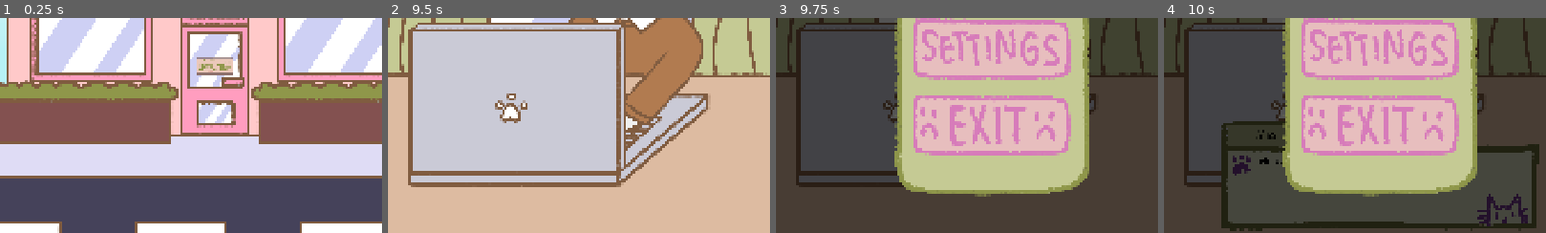
Above: before the commit, frames 1-4 (left to right).
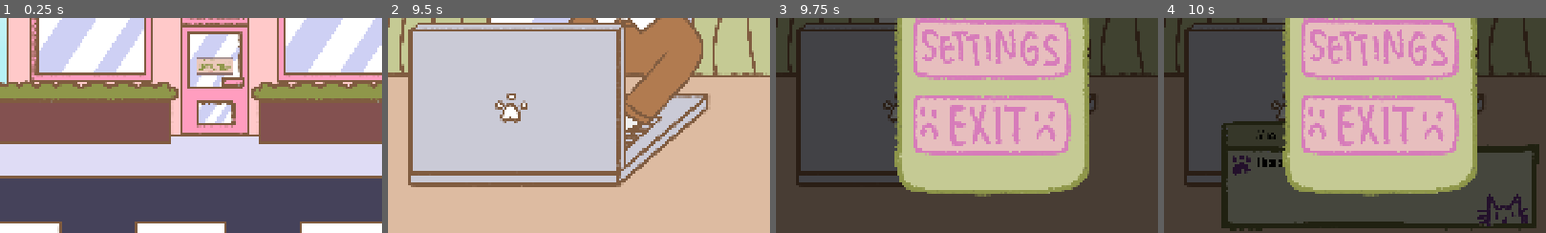
Above: after the commit, the same moments.

Repository: tabyrocket/kitikas-cafe
Game: Godot game, scene res://scenes/outside_scene.tscn
The game is run twice, just before and just after one commit, with the same random seed, the same clock (stepped at 60 frames per second) and the same inputs.
Inputs (mouse positions are % of the whole screen's width and height, from its top left):
- Up to frame 1 (0.25 s): no input
- Up to frame 2 (9.5 s): click (50, 61) at 0.5 s; click (50, 90) at 1.25 s; click (50, 61) at 2 s; click (50, 90) at 2.75 s; click (47, 77) at 3.52 s; type "Alex" at 3.6 s; click "Sign" at 4.25 s; click "Sign" at 5 s; click "Sign" at 5.75 s; click (50, 5) at 6.5 s; click (50, 41) at 7.25 s; tap Enter at 8 s; tap Space at 8.75 s
- Up to frame 3 (9.75 s): click (50, 5) at 9.5 s
- Up to frame 4 (10 s): no input
The pictures show only the part of the screen within x 22-72%, y 50-100%; the shares and areas given below are measured in that part.

Frames 1-3 are identical in both runs. In frame 4, 0.2% of the frame differs, in the area x 24-31%, y 64-70%.

Commit message:
End of computer scene

Diff:
--- a/kitikas-cafe/scenes/computer_scene.gd
+++ b/kitikas-cafe/scenes/computer_scene.gd
@@ -11,16 +11,19 @@
 @onready var dialogue: RichTextLabel = $UI/Root/ChatboxLeft/Dialogue
 @onready var speaker: RichTextLabel = $UI/Root/ChatboxLeft/Speaker
 @onready var chatbox_left: TextureRect = $UI/Root/ChatboxLeft
+@onready var two_days_timer: Timer = $TwoDaysTimer
+@onready var two_days_later: TextureRect = $TwoDaysLater
 
 var can_move_on: bool = false
 var current_image: int = 0
 var images: Array = []
 var dialogue_strings: Array = [
-	"Me on my puter",
-	"New email? Who could that be?",
-	"Oh, the cafe application?!?! I'm so nervous...",
-	"No way... did I do it?!?!",
-	"I'M EMPL*YED?!? HOLY I JUST SHAT MYSELF, HOW AM I GONNA BE CHRONICALLY ONLINE NOW???"
+	"Hmmm...",
+	"Oh! New email.",
+	"My application! I wonder how I did...",
+	"Did I get it???",
+	"I'M EMPL*YED?!? HOLY I JUST SHAT MYSELF, HOW AM I GONNA BE CHRONICALLY ONLINE NOW???",
+	"AND I START IN 2 DAYS???"
 ]
 
 
@@ -32,9 +35,12 @@
 	elif can_move_on and current_image < (images.size() - 1):
 		current_image += 1
 		update_img()
+	elif current_image == images.size() - 1:
+		transition()
 
 func _ready() -> void:
-	images = [mc_house, laptop_screen, laptop_email_1, laptop_email_2, acceptance_letter]
+	two_days_later.visible = false
+	images = [mc_house, laptop_screen, laptop_email_1, laptop_email_2, acceptance_letter, acceptance_letter]
 	update_img()
 	ui.get_node("Root/ChatboxLeft/DialogueButton").pressed.connect(_on_dialogue_button_pressed)
 
@@ -49,9 +55,18 @@
 		img.visible = false
 	images[current_image].visible = true
 
+func transition() -> void:
+	two_days_later.visible = true
+	two_days_timer.start()
+	chatbox_left.visible = false
+
 func _on_dialogue_cooldown_timeout() -> void:
 	# Dialogue
 	speaker.text = Global.player_name
 	ui.typewriter(dialogue, dialogue_strings[current_image])
 	chatbox_left.visible = true
 	can_move_on = true
+
+
+func _on_two_days_timer_timeout() -> void:
+	get_tree().change_scene_to_file("res://scenes/application_form.tscn")
--- a/kitikas-cafe/scenes/computer_scene.tscn
+++ b/kitikas-cafe/scenes/computer_scene.tscn
@@ -7,6 +7,7 @@
 [ext_resource type="Texture2D" uid="uid://dgs7suelsvvbd" path="res://assets/backgrounds/laptop_email2.png" id="5_5fudp"]
 [ext_resource type="Texture2D" uid="uid://bt86jetb3xe66" path="res://assets/images/acceptance letter.jpg" id="6_cdr88"]
 [ext_resource type="PackedScene" uid="uid://cmqrwb8pcfmok" path="res://scenes/UI.tscn" id="6_r825j"]
+[ext_resource type="Texture2D" uid="uid://kttxpxn3fa7x" path="res://assets/backgrounds/twodayslater.png" id="7_5fudp"]
 
 [node name="ComputerScene" type="Control" unique_id=481845899]
 layout_mode = 3
@@ -45,17 +46,45 @@
 scale = Vector2(0.75, 0.75)
 texture = ExtResource("5_5fudp")
 
-[node name="AcceptanceLetter" type="TextureRect" parent="." unique_id=1225942270]
+[node name="AcceptanceLetter" type="TextureRect" parent="." unique_id=1011474813]
+layout_mode = 0
+offset_right = 40.0
+offset_bottom = 40.0
+scale = Vector2(0.75, 0.75)
+texture = ExtResource("5_5fudp")
+
+[node name="ColorRect" type="ColorRect" parent="AcceptanceLetter" unique_id=1227018952]
+layout_mode = 1
+anchors_preset = 15
+anchor_right = 1.0
+anchor_bottom = 1.0
+grow_horizontal = 2
+grow_vertical = 2
+color = Color(0, 0, 0, 0.6627451)
+
+[node name="Document" type="TextureRect" parent="AcceptanceLetter" unique_id=1225942270]
 layout_mode = 1
 anchors_preset = 5
 anchor_left = 0.5
 anchor_right = 0.5
-offset_left = -415.79498
-offset_right = 859.2051
-offset_bottom = 1650.0
+offset_left = -543.99994
+offset_right = 1152.3743
+offset_bottom = 2195.3076
 grow_horizontal = 2
 scale = Vector2(0.655, 0.655)
 texture = ExtResource("6_cdr88")
+
+[node name="TwoDaysLater" type="TextureRect" parent="." unique_id=1960372266]
+layout_mode = 1
+anchors_preset = 15
+anchor_right = 1.0
+anchor_bottom = 1.0
+grow_horizontal = 2
+grow_vertical = 2
+mouse_filter = 2
+texture = ExtResource("7_5fudp")
+expand_mode = 1
+stretch_mode = 5
 
 [node name="UI" parent="." unique_id=1332173803 instance=ExtResource("6_r825j")]
 
@@ -68,13 +97,18 @@
 [node name="PauseMenu" parent="UI/Root" index="2" unique_id=835598879]
 mouse_filter = 1
 
-[node name="TextureRect" parent="UI/Root/PauseMenu" index="0" unique_id=1444970949]
+[node name="MenuBG" parent="UI/Root/PauseMenu" index="0" unique_id=1444970949]
 mouse_filter = 2
+
+[node name="TwoDaysTimer" type="Timer" parent="." unique_id=541547446]
+wait_time = 3.0
+one_shot = true
 
 [node name="DialogueCooldown" type="Timer" parent="." unique_id=1204236205]
 one_shot = true
 autostart = true
 
+[connection signal="timeout" from="TwoDaysTimer" to="." method="_on_two_days_timer_timeout"]
 [connection signal="timeout" from="DialogueCooldown" to="." method="_on_dialogue_cooldown_timeout"]
 
 [editable path="UI"]
--- /dev/null
+++ b/kitikas-cafe/scenes/first_day.tscn
@@ -0,0 +1,9 @@
+[gd_scene format=3 uid="uid://ef5a5w8aesev"]
+
+[node name="FirstDay" type="Control" unique_id=590105826]
+layout_mode = 3
+anchors_preset = 15
+anchor_right = 1.0
+anchor_bottom = 1.0
+grow_horizontal = 2
+grow_vertical = 2
Binary file added: kitikas-cafe/assets/backgrounds/kitikas_cafe_outside_(no_sign).png
Not shown, added: kitikas-cafe/assets/backgrounds/kitikas_cafe_outside_(no_sign).png.import
